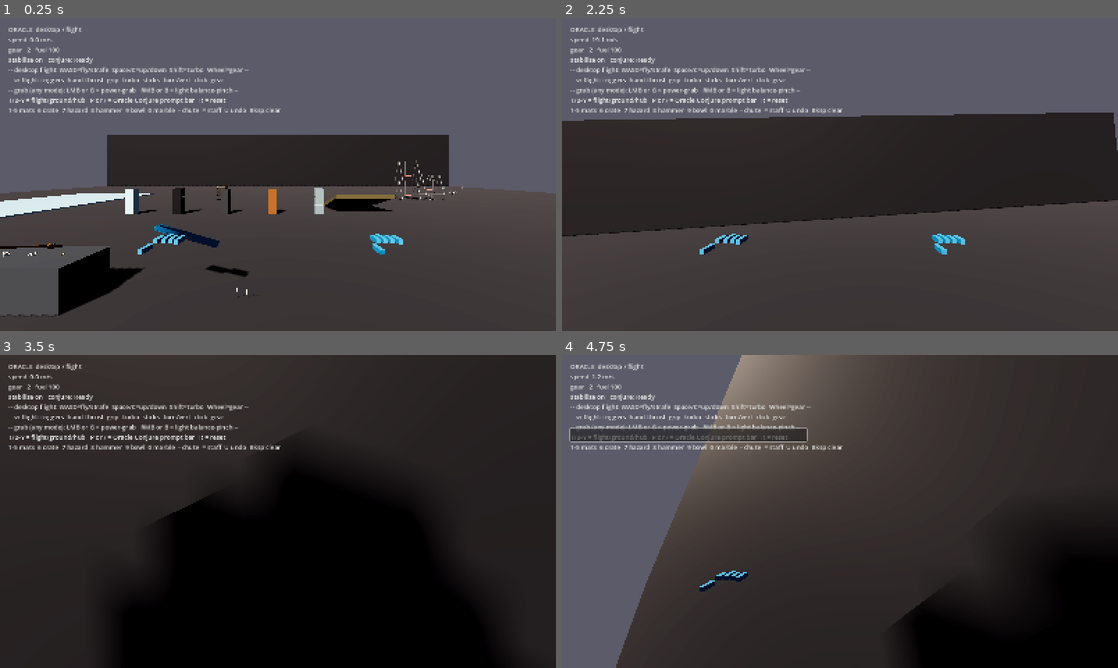
Above: before the commit, frames 1-4 (two rows, left to right).
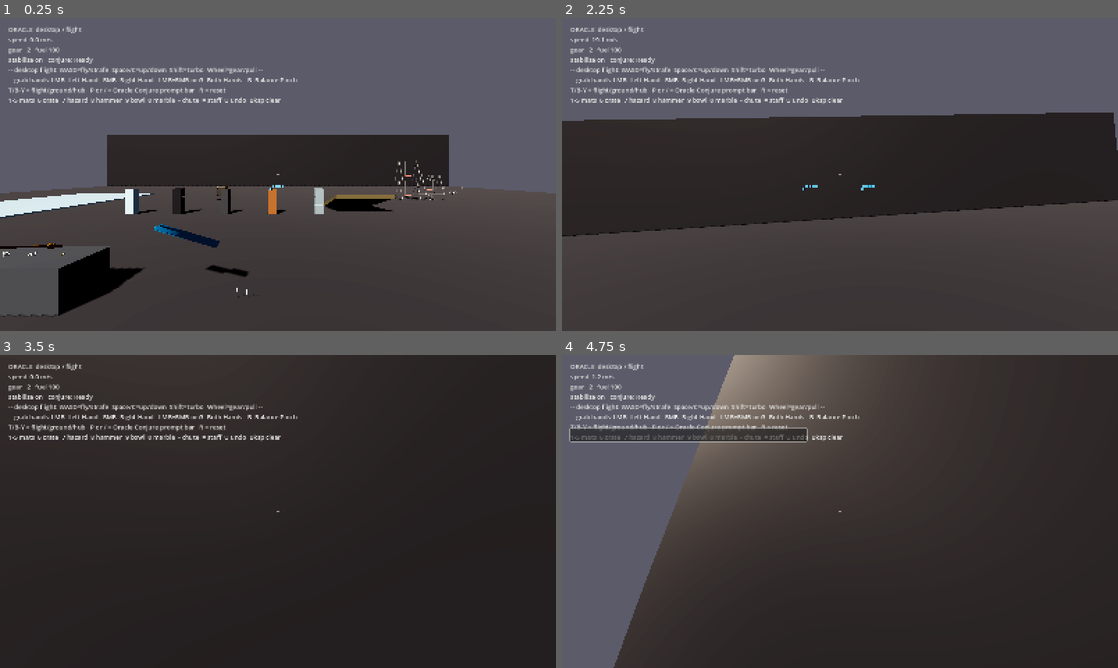
Above: after the commit, the same moments.

Repository: Jpalmer95/oracle-playground
Game: Godot game, scene res://scenes/main.tscn
The game is run twice, just before and just after one commit, with the same random seed, the same clock (stepped at 60 frames per second) and the same inputs.
Inputs (mouse positions are in pixels of both pictures, inside the frame that each line leads up to):
- Up to frame 1 (0.25 s): no input
- Up to frame 2 (2.25 s): tap Enter at 0.5 s; move the mouse to (867, 174) at 0.52 s; hold G 0.53-1.28 s; hold W from 0.53 s (still down); click (867, 174) at 0.67 s; tap Space at 0.77, 1.52 s; tap B at 0.8, 1.35 s; move the mouse to (812, 174) at 1.27 s; click (812, 174) at 1.42 s; tap G at 1.55 s; move the mouse to (851, 168) at 2.02 s; hold G from 2.03 s (still down); click (851, 168) at 2.17 s
- Up to frame 3 (3.5 s): keep holding W; tap B at 2.3, 2.85 s; move the mouse to (272, 517) at 2.77 s; release G at 2.78 s; click (272, 517) at 2.92 s; tap Space at 3.02 s; tap G at 3.05 s
- Up to frame 4 (4.75 s): move the mouse to (878, 514) at 3.52 s; hold B 3.53-4.25 s; tap P at 3.6 s; click (878, 514) at 3.67 s; tap Space at 3.77, 4.25 s; release W at 4.25 s; drag from (673, 464) to (756, 433) at 4.27 s

The runs differ from the first frame. In frame 1, 2.1% of the frame differs, in the area x 1-73%, y 15-76%; in frame 2, 2.1%; in frame 3, 35%, in the area x 1-92%, y 15-100%; in frame 4, 14%.

Commit message:
feat: add desktop pointer dot + grab target HUD readout, LMB/RMB/G dual-hand grab, and compact orb capsule

Diff:
--- a/godot/scripts/hud.gd
+++ b/godot/scripts/hud.gd
@@ -1,9 +1,12 @@
 extends CanvasLayer
-## Minimal charcoal HUD: mode, speed, gear, fuel, control hints, and
+## Minimal charcoal HUD: mode, speed, gear, fuel, control hints,
+## center-screen grab pointer dot + live target readout, and
 ## interactive Oracle Conjure Prompt Bar (toggle with `/` or `P`).
 
 var _player: OraclePlayer
 var _label: Label
+var _reticle_dot: ColorRect
+var _reticle_label: Label
 var _prompt_box: LineEdit
 
 
@@ -13,6 +16,22 @@
 	_label.add_theme_font_size_override("font_size", 18)
 	_label.add_theme_color_override("font_color", Color(0.91, 0.91, 0.9))
 	add_child(_label)
+
+	# Center-screen pointer dot for Desktop aiming & grab feedback
+	_reticle_dot = ColorRect.new()
+	_reticle_dot.name = "ReticleDot"
+	_reticle_dot.size = Vector2(8, 8)
+	_reticle_dot.color = Color(0.9, 0.9, 0.9, 0.65)
+	_reticle_dot.mouse_filter = Control.MOUSE_FILTER_IGNORE
+	add_child(_reticle_dot)
+
+	_reticle_label = Label.new()
+	_reticle_label.name = "ReticleFeedback"
+	_reticle_label.horizontal_alignment = HORIZONTAL_ALIGNMENT_CENTER
+	_reticle_label.add_theme_font_size_override("font_size", 16)
+	_reticle_label.add_theme_color_override("font_color", Color(0.3, 0.95, 1.0))
+	_reticle_label.mouse_filter = Control.MOUSE_FILTER_IGNORE
+	add_child(_reticle_label)
 
 	_prompt_box = LineEdit.new()
 	_prompt_box.name = "ConjureInput"
@@ -65,7 +84,7 @@
 	var stab := "on" if _player.stabilize_upright else "off"
 	var pmode := "ground" if _player.is_ground_mode() else "flight"
 	var cnj := OracleConjure.last_status if OracleConjure != null else "Ready"
-	_label.text = "ORACLE  %s / %s\nspeed  %.1f m/s\ngear   %d  …(77 unchanged characters)… Space/C=up/down  Shift=turbo  Wheel=gear --\n-- vr flight: triggers=hand-thrust  grip=turbo  sticks=turn/vert  click=gear --\n-- grab (any mode): LMB or G = power-grab   RMB or B = light balance-pinch --\nT/B-Y = flight/ground/hub   P o …(143 unchanged characters)…
+	_label.text = "ORACLE  %s / %s\nspeed  %.1f m/s\ngear   %d  …(77 unchanged characters)… Space/C=up/down  Shift=turbo  Wheel=gear/pull --\n-- grab hands: LMB=Left Hand   RMB=Right Hand   LMB+RMB or G=Both Hands   B=Balance Pinch --\nT/B-Y = flight/ground/hub   P o …(143 unchanged characters)…
 		mode,
 		pmode,
 		_player.linear_velocity.length(),
@@ -74,3 +93,65 @@
 		stab,
 		cnj,
 	]
+
+	_update_reticle()
+
+
+func _update_reticle() -> void:
+	if _reticle_dot == null or _reticle_label == null:
+		return
+	if _player.xr_active:
+		_reticle_dot.visible = false
+		_reticle_label.visible = false
+		return
+
+	_reticle_dot.visible = true
+	_reticle_label.visible = true
+	var vp_size := get_viewport().get_visible_rect().size
+	var center := vp_size * 0.5
+
+	var gstate := _player.get_grab_hud_state() if _player.has_method("get_grab_hud_state") else {}
+	var l_held: RigidBody3D = gstate.get("left_held")
+	var r_held: RigidBody3D = gstate.get("right_held")
+	var probe: Dictionary = gstate.get("probe", {})
+
+	if l_held != null or r_held != null:
+		var held_body := l_held if l_held != null else r_held
+		var hands_str := "Left + Right Hands (2-Hand Power)" if (l_held != null and r_held != null) else ("Left Hand" if l_held != null else "Right Hand")
+		var grip_val := maxf(float(gstate.get("grip_l", 0.0)), float(gstate.get("grip_r", 0.0)))
+		var mode_tag := "Balance Pinch %.0f%%" % (grip_val * 100.0) if grip_val < 0.5 else "Power Grip"
+		_reticle_dot.size = Vector2(12, 12)
+		_reticle_dot.position = center - Vector2(6, 6)
+		_reticle_dot.color = Color(1.0, 0.85, 0.25, 0.95)
+		_reticle_label.add_theme_color_override("font_color", Color(1.0, 0.88, 0.35))
+		_reticle_label.text = "HOLDING: %s (%.2f kg)  •  %s [%s]\nMouse Wheel: Pull / Push (%.2fm)  •  Hold B for Balance Pinch" % [
+			held_body.name,
+			held_body.mass,
+			hands_str,
+			mode_tag,
+			float(gstate.get("hold_distance", 0.95)),
+		]
+	elif not probe.is_empty():
+		var com_off := float(probe.get("com_offset", 1.0))
+		var gline := String(probe.get("grasp_line", ""))
+		var balance_tag := "  [BALANCE POINT / CoM!]" if com_off < 0.08 else ("  [CoM offset: %.2fm]" % com_off)
+		if gline != "":
+			balance_tag += "  [Snap: %s]" % gline
+		_reticle_dot.size = Vector2(10, 10)
+		_reticle_dot.position = center - Vector2(5, 5)
+		_reticle_dot.color = Color(0.25, 1.0, 0.55, 0.95) if com_off < 0.08 else Color(0.25, 0.95, 1.0, 0.95)
+		_reticle_label.add_theme_color_override("font_color", Color(0.3, 1.0, 0.65) if com_off < 0.08 else Color(0.3, 0.95, 1.0))
+		_reticle_label.text = "[GRAB READY]  %s  (%.2f kg  •  %.2fm)%s\nLMB: Left Hand  |  RMB: Right Hand  |  LMB+RMB or G: Both Hands  |  B: Balance Pinch" % [
+			String(probe.get("name", "Prop")),
+			float(probe.get("mass", 1.0)),
+			float(probe.get("distance", 1.0)),
+			balance_tag,
+		]
+	else:
+		_reticle_dot.size = Vector2(6, 6)
+		_reticle_dot.position = center - Vector2(3, 3)
+		_reticle_dot.color = Color(0.9, 0.9, 0.9, 0.55)
+		_reticle_label.text = ""
+
+	_reticle_label.size = Vector2(760, 56)
+	_reticle_label.position = Vector2(center.x - 380, center.y + 16)
--- a/godot/scripts/player.gd
+++ b/godot/scripts/player.gd
@@ -24,7 +24,7 @@
 # Ground mode (throw/grab/bow). Separate from flight — no shared inputs.
 @export var walk_speed := 3.5
 @export var jump_impulse := 5.0
-@export var reach := 0.7
+@export var reach := 2.2
 
 var gear := 2
 var booster_fuel := 100.0
@@ -50,6 +50,10 @@
 var _xr_origin: XROrigin3D
 var _desktop_cam: Camera3D
 var _body_mesh: MeshInstance3D
+var _col_shape: CollisionShape3D
+var _aim_marker: MeshInstance3D
+var _hold_distance := 0.95
+var _last_probe: Dictionary = {}
 var _mouse_captured := false
 
 
@@ -124,29 +128,51 @@
 		_desktop_cam.add_child(_right)
 		_right.position = Vector3(0.25, -0.15, -0.4)
 
-	if get_node_or_null("CollisionShape3D") == null:
-		var col := CollisionShape3D.new()
+	_col_shape = get_node_or_null("CollisionShape3D") as CollisionShape3D
+	if _col_shape == null:
+		_col_shape = CollisionShape3D.new()
+		_col_shape.name = "CollisionShape3D"
 		var cap := CapsuleShape3D.new()
-		cap.radius = 0.28
-		cap.height = 1.6
-		col.shape = cap
-		col.position = Vector3(0, 0.8, 0)
-		add_child(col)
+		# Compact collision profile so the player can get right up close to tables/props
+		cap.radius = 0.14
+		cap.height = 0.38 if (not _ground_mode and DisplayServer.get_name() != "headless") else 1.44
+		_col_shape.shape = cap
+		_col_shape.position = Vector3(0, 1.35, 0) if (not _ground_mode and DisplayServer.get_name() != "headless") else Vector3(0, 0.72, 0)
+		add_child(_col_shape)
 	_body_mesh = get_node_or_null("BodyMesh") as MeshInstance3D
 	if _body_mesh == null:
 		_body_mesh = MeshInstance3D.new()
 		_body_mesh.name = "BodyMesh"
 		var mesh := CapsuleMesh.new()
-		mesh.radius = 0.26
-		mesh.height = 1.55
+		mesh.radius = 0.14
+		mesh.height = 0.38
 		_body_mesh.mesh = mesh
-		_body_mesh.position = Vector3(0, 0.8, 0)
+		_body_mesh.position = Vector3(0, 1.35, 0)
 		var mat := StandardMaterial3D.new()
 		mat.albedo_color = Color(0.12, 0.12, 0.14)
 		mat.metallic = 0.4
 		mat.roughness = 0.45
 		_body_mesh.material_override = mat
+		# Hide first-person body mesh in interactive play so it never occludes downward view
+		_body_mesh.visible = (DisplayServer.get_name() == "headless")
 		add_child(_body_mesh)
+	if _aim_marker == null:
+		_aim_marker = MeshInstance3D.new()
+		_aim_marker.name = "AimContactMarker"
+		var sm := SphereMesh.new()
+		sm.radius = 0.016
+		sm.height = 0.032
+		_aim_marker.mesh = sm
+		var amat := StandardMaterial3D.new()
+		amat.albedo_color = Color(0.25, 0.95, 1.0, 0.9)
+		amat.emission_enabled = true
+		amat.emission = Color(0.2, 0.9, 1.0)
+		amat.emission_energy_multiplier = 2.5
+		amat.shading_mode = BaseMaterial3D.SHADING_MODE_UNSHADED
+		_aim_marker.material_override = amat
+		_aim_marker.top_level = true
+		_aim_marker.visible = false
+		add_child(_aim_marker)
 
 	# Grabbers (ground mode only) — one per hand.
 	if _left_grabber == null:
@@ -232,10 +258,17 @@
 		_mouse_captured = not _mouse_captured
 		Input.mouse_mode = Input.MOUSE_MODE_CAPTURED if _mouse_captured else Input.MOUSE_MODE_VISIBLE
 	if event is InputEventMouseButton and event.pressed and _mouse_captured:
+		var holding_any := (_left_grabber != null and _left_grabber.has_body()) or (_right_grabber != null and _right_grabber.has_body())
 		if event.button_index == MOUSE_BUTTON_WHEEL_UP:
-			gear = mini(max_gear, gear + 1)
+			if holding_any:
+				_hold_distance = clampf(_hold_distance + 0.12, 0.35, reach)
+			else:
+				gear = mini(max_gear, gear + 1)
 		elif event.button_index == MOUSE_BUTTON_WHEEL_DOWN:
-			gear = maxi(1, gear - 1)
+			if holding_any:
+				_hold_distance = clampf(_hold_distance - 0.12, 0.35, reach)
+			else:
+				gear = maxi(1, gear - 1)
 	if event is InputEventMouseMotion and _mouse_captured:
 		apply_mouse_look(event.relative)
 
@@ -293,11 +326,7 @@
 	# SuperSonic handleDesktopInput + Oracle Orb 3D velocity vectoring on desktop!
 	if not xr_active and DisplayServer.get_name() != "headless":
 		_desktop_flight_move(boost, delta)
-		# Allow grabbing/balancing props while hovering in desktop flight mode too
-		_left_grabber.hand = _active_left()
-		_right_grabber.hand = _active_right()
-		_handle_grab(_left_grabber, _grip_left())
-		_handle_grab(_right_grabber, _grip_right())
+		_step_desktop_grab()
 
 	# Smoothly bleed off visual bank roll toward level and update camera basis
 	_yaw_rate = lerpf(_yaw_rate, 0.0, clampf(10.0 * delta, 0.0, 1.0))
@@ -384,8 +413,11 @@
 	_handle_jump()
 
 	# Grab/throw: grip to hold, release to throw.
-	_handle_grab(_left_grabber, _grip_left())
-	_handle_grab(_right_grabber, _grip_right())
+	if not xr_active and DisplayServer.get_name() != "headless":
+		_step_desktop_grab()
+	else:
+		_handle_grab(_left_grabber, _grip_left())
+		_handle_grab(_right_grabber, _grip_right())
 
 	# Bow draw + fire.
 	_handle_bow()
@@ -492,9 +524,10 @@
 		return _xr_axis(_xr_left, "grip")
 	if DisplayServer.get_name() == "headless":
 		return 0.0
-	if Input.is_physical_key_pressed(KEY_B) or Input.is_mouse_button_pressed(MOUSE_BUTTON_RIGHT):
-		return 0.25
-	return 1.0 if (Input.is_physical_key_pressed(KEY_G) or Input.is_mouse_button_pressed(MOUSE_BUTTON_LEFT)) else 0.0
+	var want_left := Input.is_mouse_button_pressed(MOUSE_BUTTON_LEFT) or Input.is_physical_key_pressed(KEY_G)
+	if not want_left:
+		return 0.0
+	return 0.25 if Input.is_physical_key_pressed(KEY_B) else 1.0
 
 
 func _grip_right() -> float:
@@ -502,9 +535,179 @@
 		return _xr_axis(_xr_right, "grip")
 	if DisplayServer.get_name() == "headless":
 		return 0.0
-	if Input.is_physical_key_pressed(KEY_B) or Input.is_mouse_button_pressed(MOUSE_BUTTON_RIGHT):
-		return 0.25
-	return 1.0 if (Input.is_physical_key_pressed(KEY_G) or Input.is_mouse_button_pressed(MOUSE_BUTTON_LEFT)) else 0.0
+	var pinch_key := Input.is_physical_key_pressed(KEY_B)
+	var want_right := Input.is_mouse_button_pressed(MOUSE_BUTTON_RIGHT) or Input.is_physical_key_pressed(KEY_G) or pinch_key
+	if not want_right:
+		return 0.0
+	return 0.25 if pinch_key else 1.0
+
+
+func probe_grab_target() -> Dictionary:
+	## Casts a 3D aim ray from DesktopCamera (with narrow cylinder fallback)
+	## so the center pointer dot shows exactly which item and surface point
+	## will be grabbed, its mass, CoM offset, and any SimReady GSP.001 grasp line.
+	if _desktop_cam == null or not is_inside_tree():
+		return {}
+	var origin := _desktop_cam.global_position
+	var fwd := aim_forward()
+	var space := get_world_3d().direct_space_state
+	var hit_body: RigidBody3D = null
+	var hit_pos := Vector3.ZERO
+	var hit_dist := INF
+
+	var q := PhysicsRayQueryParameters3D.create(origin, origin + fwd * reach, 4 | 2 | 1)
+	q.exclude = [get_rid()]
+	var ray_hit := space.intersect_ray(q)
+	if not ray_hit.is_empty():
+		var col: Object = ray_hit.get("collider")
+		if col is RigidBody3D and col != self and (col.is_in_group("grabbable") or (col.collision_layer & (4 | 2)) != 0):
+			hit_body = col as RigidBody3D
+			hit_pos = ray_hit.get("position", hit_body.global_position)
+			hit_dist = origin.distance_to(hit_pos)
+
+	# Narrow aim-cone fallback for thin rods/marbles near the center dot
+	if hit_body == null:
+		for node in get_tree().get_nodes_in_group("grabbable"):
+			if not (node is RigidBody3D) or node == self:
+				continue
+			var rb := node as RigidBody3D
+			var to_rb := rb.global_position - origin
+			var along := to_rb.dot(fwd)
+			if along < 0.15 or along > reach:
+				continue
+			var closest_ray_pt := origin + fwd * along
+			var perp := (rb.global_position - closest_ray_pt).length()
+			if perp < 0.32 and along < hit_dist:
+				hit_body = rb
+				hit_pos = rb.global_position
+				hit_dist = along
+
+	if hit_body == null:
+		return {}
+
+	var world_com := hit_body.global_transform * hit_body.center_of_mass
+	var com_offset := hit_pos.distance_to(world_com)
+	var snapped_line := ""
+	if hit_body.has_meta("grasp_lines"):
+		var lines: Array = hit_body.get_meta("grasp_lines")
+		for gl in lines:
+			if gl is Dictionary:
+				var s_arr: Array = gl.get("start", [0, 0, 0])
+				var e_arr: Array = gl.get("end", [0, 0, 0])
+				var a := hit_body.to_global(Vector3(float(s_arr[0]), float(s_arr[1]), float(s_arr[2])))
+				var b := hit_body.to_global(Vector3(float(e_arr[0]), float(e_arr[1]), float(e_arr[2])))
+				var ab := b - a
+				var t := clampf((hit_pos - a).dot(ab) / maxf(ab.length_squared(), 1e-6), 0.0, 1.0)
+				var pt := a + ab * t
+				if hit_pos.distance_to(pt) <= 0.22:
+					snapped_line = String(gl.get("name", "grasp_line"))
+					break
+
+	var clean_name := String(hit_body.name)
+	if hit_body.get_parent() and hit_body.get_parent() != get_tree().root and clean_name.begins_with("RigidBody"):
+		clean_name = String(hit_body.get_parent().name)
+
+	return {
+		"body": hit_body,
+		"contact": hit_pos,
+		"distance": hit_dist,
+		"name": clean_name,
+		"mass": hit_body.mass,
+		"com_offset": com_offset,
+		"grasp_line": snapped_line,
+	}
+
+
+func get_grab_hud_state() -> Dictionary:
+	## Returns live target + hand hold state for the HUD pointer dot & readout.
+	var left_held := _left_grabber.held if _left_grabber else null
+	var right_held := _right_grabber.held if _right_grabber else null
+	var grip_l := _left_grabber.grip_pressure if (_left_grabber and left_held) else 0.0
+	var grip_r := _right_grabber.grip_pressure if (_right_grabber and right_held) else 0.0
+	return {
+		"probe": _last_probe,
+		"left_held": left_held,
+		"right_held": right_held,
+		"grip_l": grip_l,
+		"grip_r": grip_r,
+		"hold_distance": _hold_distance,
+	}
+
+
+func _step_desktop_grab() -> void:
+	_left_grabber.hand = _active_left()
+	_right_grabber.hand = _active_right()
+	_left_grabber.reach = reach
+	_right_grabber.reach = reach
+
+	_last_probe = probe_grab_target()
+	var want_l := _grip_left()
+	var want_r := _grip_right()
+	var both_wanted := want_l > 0.2 and want_r > 0.2
+
+	# Position VirtualLeft / VirtualRight at the active hold distance along camera view
+	var any_held := _left_grabber.has_body() or _right_grabber.has_body()
+	if not any_held and not _last_probe.is_empty():
+		_hold_distance = clampf(float(_last_probe.get("distance", 0.95)), 0.4, reach)
+
+	if _left and _right:
+		var spread := 0.14 if both_wanted or (_left_grabber.has_body() and _right_grabber.has_body()) else 0.0
+		_left.position = Vector3(-spread, -0.06, -_hold_distance)
+		_right.position = Vector3(spread, -0.06, -_hold_distance)
+
+	var cam_right := _desktop_cam.global_transform.basis.x.normalized() if _desktop_cam else Vector3.RIGHT
+
+	# Left hand grab / update / release
+	if want_l > 0.2 and not _left_grabber.has_body():
+		if not _last_probe.is_empty():
+			var b := _last_probe["body"] as RigidBody3D
+			var c: Vector3 = _last_probe["contact"]
+			if both_wanted:
+				c -= cam_right * 0.14
+			_left_grabber.begin_hold(b, c, want_l)
+		else:
+			_left_grabber.grab_nearest(want_l)
+	elif want_l > 0.2 and _left_grabber.has_body():
+		_left_grabber.grip_pressure = want_l
+	elif want_l <= 0.2 and _left_grabber.has_body():
+		_left_grabber.release()
+
+	# Right hand grab / update / release
+	if want_r > 0.2 and not _right_grabber.has_body():
+		if not _last_probe.is_empty():
+			var b := _last_probe["body"] as RigidBody3D
+			var c: Vector3 = _last_probe["contact"]
+			if both_wanted:
+				c += cam_right * 0.14
+			_right_grabber.begin_hold(b, c, want_r)
+		else:
+			_right_grabber.grab_nearest(want_r)
+	elif want_r > 0.2 and _right_grabber.has_body():
+		_right_grabber.grip_pressure = want_r
+	elif want_r <= 0.2 and _right_grabber.has_body():
+		_right_grabber.release()
+
+	# Update 3D surface contact marker
+	if _aim_marker:
+		if _left_grabber.has_body() or _right_grabber.has_body():
+			var held_b: RigidBody3D = _left_grabber.held if _left_grabber.has_body() else _right_grabber.held
+			var anchor_local: Vector3 = _left_grabber.local_grab_anchor if _left_grabber.has_body() else _right_grabber.local_grab_anchor
+			_aim_marker.visible = true
+			_aim_marker.global_position = held_b.to_global(anchor_local)
+			var m := _aim_marker.material_override as StandardMaterial3D
+			if m:
+				m.albedo_color = Color(1.0, 0.85, 0.25, 0.95)
+				m.emission = Color(1.0, 0.8, 0.2)
+		elif not _last_probe.is_empty():
+			_aim_marker.visible = true
+			_aim_marker.global_position = _last_probe["contact"]
+			var m := _aim_marker.material_override as StandardMaterial3D
+			if m:
+				var near_com := float(_last_probe.get("com_offset", 1.0)) < 0.08
+				m.albedo_color = Color(0.25, 1.0, 0.55, 0.95) if near_com else Color(0.25, 0.95, 1.0, 0.95)
+				m.emission = Color(0.2, 1.0, 0.5) if near_com else Color(0.2, 0.9, 1.0)
+		else:
+			_aim_marker.visible = false
 
 
 func _handle_bow() -> void:
@@ -565,19 +768,17 @@
 		apply_central_force(force)
 
 
-func _stabilize(_delta: float) -> void:
-	# PD controller to upright: torque = I * (-kp*angle - kd*angvel).
-	# Pure proportional (old code) is an UNDAMPED spring -> oscillates forever
-	# after a collision. The -kd*angular_velocity term is velocity feedback that
-	# bleeds oscillation off. Critical damping: kd = 2*sqrt(kp). Capsule inertia
-	# about its horizontal axis ≈ (1/12)m(3r^2 + h^2) ≈ 0.23m.
+func _stabilize(delta: float) -> void:
+	# Unconditionally stable upright PD controller: damp angular_velocity
+	# exponentially (never overshoots regardless of capsule radius/inertia)
+	# and apply proportional upright restoring torque around horizontal axes.
 	var up := global_transform.basis.y
-	var angle := up.cross(Vector3.UP)              # axis * sin(tilt), ~0 upright
-	var inertia := mass * 0.23                        # capsule, horizontal axis
-	var kp := stabilize_strength                      # 1/s^2
-	var kd := 2.0 * sqrt(stabilize_strength)          # 1/s, critical damping
-	var torque := (-angle * kp - angular_velocity * kd) * inertia
-	apply_torque(torque)
+	var angle := up.cross(Vector3.UP)
+	var kp := stabilize_strength
+	var kd := 2.0 * sqrt(stabilize_strength)
+	angular_velocity *= clampf(1.0 - kd * delta, 0.0, 1.0)
+	var inertia_horiz := mass * 0.04
+	apply_torque(-angle * kp * inertia_horiz)
 
 
 func left_trigger() -> float:
@@ -709,6 +910,11 @@
 	gravity_scale = 1.0 if on else 0.0
 	linear_velocity = Vector3.ZERO
 	angular_velocity = Vector3.ZERO
+	if _col_shape and _col_shape.shape is CapsuleShape3D and DisplayServer.get_name() != "headless":
+		var cap := _col_shape.shape as CapsuleShape3D
+		cap.radius = 0.14
+		cap.height = 1.44 if on else 0.38
+		_col_shape.position = Vector3(0, 0.72, 0) if on else Vector3(0, 1.35, 0)
 	# Release any held props when switching modes so nothing stays frozen.
 	if _left_grabber:
 		_left_grabber.release()
--- a/godot/tests/test_runner.gd
+++ b/godot/tests/test_runner.gd
@@ -682,6 +682,21 @@
 		"360 orb mouse steering turns freely in yaw+pitch with lock_rotation=true (before=%s after=%s)" % [
 			fwd_before, fwd_after])
 
+	# 6. Verify compact capsule radius (<=0.15m), extended reach (>=2.0m), and aim raycast probe
+	var col_node := orb_player.get_node_or_null("CollisionShape3D") as CollisionShape3D
+	_ok(col_node != null and col_node.shape is CapsuleShape3D and (col_node.shape as CapsuleShape3D).radius <= 0.15,
+		"player capsule has compact <=0.15m radius for close-up grabbing")
+	_ok(orb_player.reach >= 2.0, "player reach >= 2.0m for tabletop/floor grabbing")
+	orb_player.look_yaw = 0.0
+	orb_player.look_pitch = 0.0
+	orb_player.apply_mouse_look(Vector2.ZERO)
+	var target_prop := OracleBuilder.spawn_tool("sr_hammer", orb_player.global_position + Vector3(0, 1.5, -1.2))
+	await get_tree().physics_frame
+	await get_tree().physics_frame
+	var probe := orb_player.probe_grab_target()
+	_ok(not probe.is_empty() and probe.get("body") == target_prop,
+		"probe_grab_target() detects grabbable prop along center pointer dot raycast")
+
 	OracleBuilder.clear()
 	world.queue_free()
 	await get_tree().process_frame
